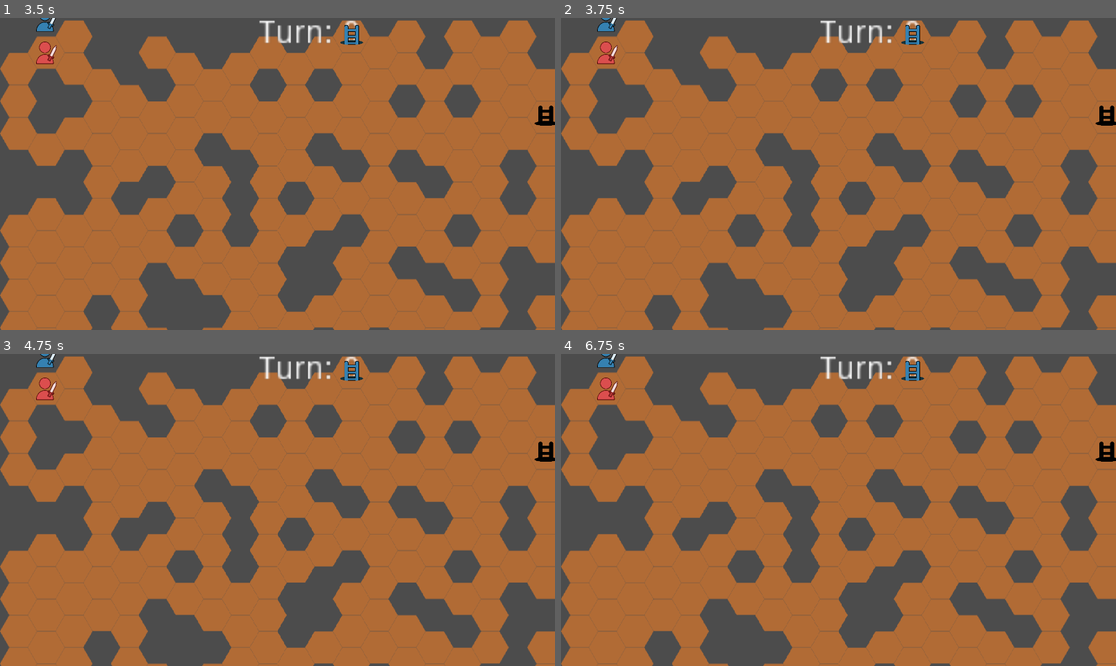
Above: before the commit, frames 1-4 (two rows, left to right).
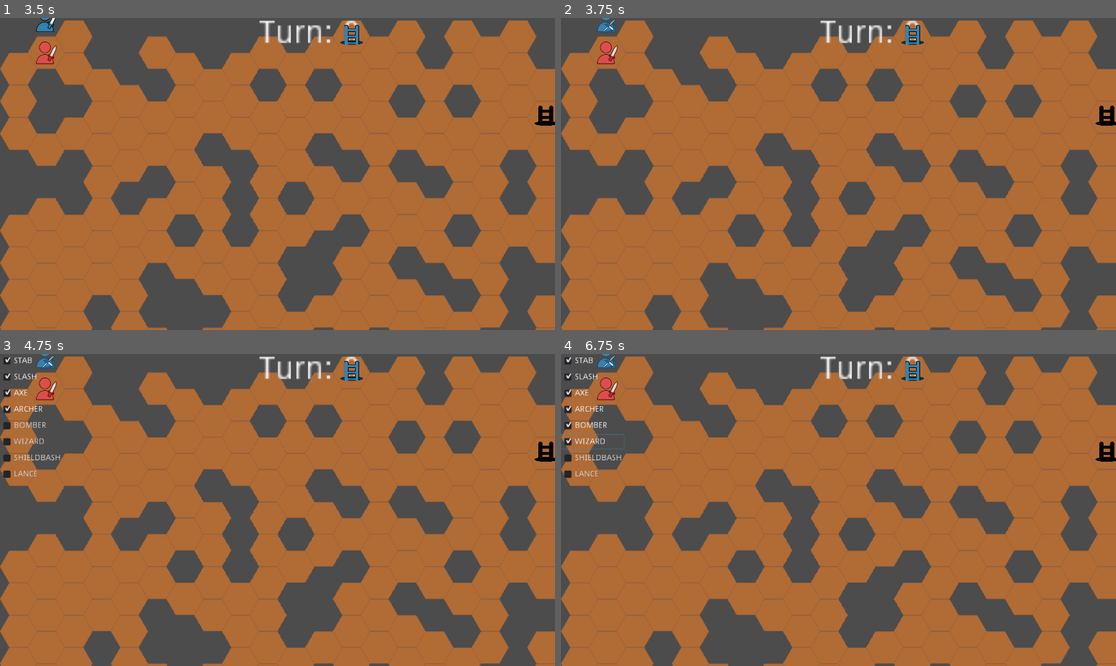
Above: after the commit, the same moments.

Repository: ra314/psiloi
Game: Godot game, scene res://Scenes/Main.tscn
Two runs of this game, one before a commit and one after it. Both use one fixed random seed, a clock stepped at 60 frames per second and the inputs below.
Inputs (mouse positions are in pixels of both pictures, inside the frame that each line leads up to):
- Up to frame 1 (3.5 s): click "STAB" at 0.5 s; click "SLASH" at 1.25 s; click "AXE" at 2 s; click "ARCHER" at 2.75 s
- Up to frame 2 (3.75 s): tap Enter (ui_accept) at 3.5, 3.6 s; move the mouse to (960, 158) at 3.52 s; click (960, 158) at 3.67 s
- Up to frame 3 (4.75 s): tap Enter (ui_accept) at 3.77, 4.07, 4.52, 4.55 s; move the mouse to (166, 525) at 4.27 s; click (166, 525) at 4.35 s
- Up to frame 4 (6.75 s): tap Enter (ui_accept) at 4.82, 5.1 s; move the mouse to (894, 441) at 5.02 s; click (894, 441) at 5.17 s; click (594, 425) at 5.75 s, where only the run after the commit has a clickable "BOMBER"; click (594, 441) at 6.5 s, where only the run after the commit has a clickable "WIZARD"

Frame 1 is identical in both runs. In frame 2, less than 0.1% of the frame differs, in the area x 6-11%, y 0-5%; in frame 3, 0.7%; in frame 4, 0.8%, in the area x 0-12%, y 0-40%.

Commit message:
Added support for the hero to change between stationary attacks.

Diff:
--- a/Scripts/Main.gd
+++ b/Scripts/Main.gd
@@ -137,6 +137,15 @@
 		var grid_pos = $TileMap.world_to_map(event.position/2)
 		var curr_selected_unit = AUTO.pos_to_unit_map.get(grid_pos, null)
 		emit_signal("mouse_click", grid_pos, curr_selected_unit)
+	if Input.is_action_just_pressed("ui_accept"):
+		show_powerup_change_ui()
+
+func show_powerup_change_ui():
+	if $PowerupSelector.visible:
+		AUTO.players_set.keys()[0]\
+			.set_allowed_attack_enums(\
+			HashSet.neww($PowerupSelector.get_selected_powerups()))
+	$PowerupSelector.visible = !$PowerupSelector.visible
 
 var prev_selected_unit: Node2D = null
 var is_selecting_attack := false
--- a/Scripts/Unit.gd
+++ b/Scripts/Unit.gd
@@ -7,11 +7,17 @@
 const MOVEMENT_PERIOD := 0.2
 var timer: Timer
 
-var allowed_attack_enums: Dictionary
+var _allowed_attack_enums: Dictionary
+var _stationary_attack_implementation: StationaryAttackInterface
+func set_allowed_attack_enums(allowed_attack_enums: Dictionary):
+	_allowed_attack_enums = allowed_attack_enums
+	_stationary_attack_implementation = get_stationary_attack_implementation(_allowed_attack_enums)
+	init_sprite(_allowed_attack_enums)
 var team_enum = AUTO.TEAM.UNSET
 var can_move := false
 var Main
-var stationary_attack_implementation: StationaryAttackInterface
+
+
 const STARTING_HEALTH = 3
 var _health: int
 func set_health(value: int):
@@ -22,43 +28,63 @@
 	self.tilemap = tilemap
 	self.team_enum = team_enum
 	self.grid_pos = grid_pos
-	self.allowed_attack_enums = allowed_attack_enums
-	var sai = get_stationary_attack_implementation(allowed_attack_enums)
-	if sai != null:
-		sai = sai.new()
-	self.stationary_attack_implementation = sai
+	set_allowed_attack_enums(allowed_attack_enums)
 
 	if team_enum == AUTO.TEAM.PLAYER:
 		$Health.visible = true
 		set_health(STARTING_HEALTH)
-	elif team_enum == AUTO.TEAM.ENEMY:
-		init_enemy_sprite(allowed_attack_enums)
 
 	position = tilemap.map_to_world(grid_pos)
 	AUTO.pos_to_unit_map[grid_pos] = self
 	Main = get_parent().get_parent()
 	return self
 
-var ARCHER_TEX = load("res://Assets/Units/Enemy/Unit_Enemy_Archer.png")
-var BOMBER_TEX = load("res://Assets/Units/Enemy/Unit_Enemy_Bomber.png")
-var MINION_TEX = load("res://Assets/Units/Enemy/Unit_Enemy_Minion.png")
-var WIZARD_TEX = load("res://Assets/Units/Enemy/Unit_Enemy_Wizard.png")
-func init_enemy_sprite(allowed_attack_enums: Dictionary) -> void:
-	if AUTO.ATTACK.ARCHER in allowed_attack_enums:
-		self.texture = ARCHER_TEX
-	elif AUTO.ATTACK.BOMBER in allowed_attack_enums:
-		self.texture = BOMBER_TEX
-	elif (AUTO.ATTACK.STAB in allowed_attack_enums) or \
-		(AUTO.ATTACK.SLASH in allowed_attack_enums):
-		self.texture = MINION_TEX
-	elif AUTO.ATTACK.WIZARD in allowed_attack_enums:
-		self.texture = WIZARD_TEX
+var E_ARCHER_TEX = load("res://Assets/Units/Enemy/Unit_Enemy_Archer.png")
+var E_BOMBER_TEX = load("res://Assets/Units/Enemy/Unit_Enemy_Bomber.png")
+var E_MINION_TEX = load("res://Assets/Units/Enemy/Unit_Enemy_Minion.png")
+var E_WIZARD_TEX = load("res://Assets/Units/Enemy/Unit_Enemy_Wizard.png")
+func init_enemy_sprite(_allowed_attack_enums: Dictionary) -> void:
+	if AUTO.ATTACK.ARCHER in _allowed_attack_enums:
+		self.texture = E_ARCHER_TEX
+	elif AUTO.ATTACK.BOMBER in _allowed_attack_enums:
+		self.texture = E_BOMBER_TEX
+	elif (AUTO.ATTACK.STAB in _allowed_attack_enums) or \
+		(AUTO.ATTACK.SLASH in _allowed_attack_enums):
+		self.texture = E_MINION_TEX
+	elif AUTO.ATTACK.WIZARD in _allowed_attack_enums:
+		self.texture = E_WIZARD_TEX
+
+var P_SWORD_TEX = load("res://Assets/Units/Player/Unit_Player_Sword.png")
+var P_AXE_TEX = load("res://Assets/Units/Player/Unit_Player_Axe.png")
+var P_ARCHER_TEX = load("res://Assets/Units/Player/Unit_Player_Bow.png")
+var P_LANCE_TEX = load("res://Assets/Units/Player/Unit_Player_Rapier.png")
+var P_SHIELD_TEX = load("res://Assets/Units/Player/Unit_Player_Shield.png")
+func init_player_sprite(_allowed_attack_enums: Dictionary) -> void:
+	if AUTO.ATTACK.ARCHER in _allowed_attack_enums:
+		self.texture = P_ARCHER_TEX
+	elif AUTO.ATTACK.LANCE in _allowed_attack_enums:
+		self.texture = P_LANCE_TEX
+	elif (AUTO.ATTACK.STAB in _allowed_attack_enums) or \
+		(AUTO.ATTACK.SLASH in _allowed_attack_enums):
+		self.texture = P_SWORD_TEX
+	elif AUTO.ATTACK.SHIELDBASH in _allowed_attack_enums:
+		self.texture = P_SHIELD_TEX
+	elif AUTO.ATTACK.AXE in _allowed_attack_enums:
+		self.texture = P_AXE_TEX
+
+func init_sprite(_allowed_attack_enums: Dictionary) -> void:
+	if team_enum == AUTO.TEAM.PLAYER:
+		init_player_sprite(_allowed_attack_enums)
+	elif team_enum == AUTO.TEAM.ENEMY:
+		init_enemy_sprite(_allowed_attack_enums)
+	else:
+		assert(false)
 
 # TODO: This doesn't work with multiple allowed stationary attacks
-func get_stationary_attack_implementation(allowed_attack_enums):
-	for attack_enum in allowed_attack_enums:
+func get_stationary_attack_implementation(_allowed_attack_enums):
+	for attack_enum in _allowed_attack_enums:
 		if attack_enum in AUTO.attack_enum_to_class_map:
-			return AUTO.attack_enum_to_class_map[attack_enum]
+			return AUTO.attack_enum_to_class_map[attack_enum].new()
 	return null
 
 # Return true if the movement is possible
@@ -89,7 +115,7 @@
 # Attacks if you move directly towards a unit and are now adjacent
 func check_and_perform_stab_attack(prev_grid_pos: Vector2) -> void:
 	print(AUTO.ATTACK.STAB)
-	if not (AUTO.ATTACK.STAB in allowed_attack_enums):
+	if not (AUTO.ATTACK.STAB in _allowed_attack_enums):
 		return
 	var target_grid_pos = NAVIGATOR.get_next_grid_pos_in_same_dir(prev_grid_pos, grid_pos)
 	if !(target_grid_pos in AUTO.pos_to_unit_map):
@@ -100,7 +126,7 @@
 
 # Kills an enemy unit if you were and are adjacent to an enemey unit
 func check_and_perform_slash_attack(prev_grid_pos: Vector2) -> void:
-	if not (AUTO.ATTACK.SLASH in allowed_attack_enums):
+	if not (AUTO.ATTACK.SLASH in _allowed_attack_enums):
 		return
 	var prev_adjacent_poss = NAVIGATOR.get_surrounding_tiles(prev_grid_pos)
 	var curr_adjacent_poss = NAVIGATOR.get_surrounding_tiles(grid_pos)
@@ -144,14 +170,14 @@
 		Main.TurnManager.increment_ply_count(team_enum)
 
 func stationary_attack(grid_pos) -> bool:
-	if stationary_attack_implementation == null:
+	if _stationary_attack_implementation == null:
 		return false
-	if not (stationary_attack_implementation.get_attack_type() in allowed_attack_enums):
+	if not (_stationary_attack_implementation.get_attack_type() in _allowed_attack_enums):
 		return false
-	if stationary_attack_implementation.is_attack_highlight_on:
-		return stationary_attack_implementation.perform_attack(grid_pos, tilemap, self)
+	if _stationary_attack_implementation.is_attack_highlight_on:
+		return _stationary_attack_implementation.perform_attack(grid_pos, tilemap, self)
 	var possible_target_tiles = \
-		stationary_attack_implementation.get_possible_target_tiles(grid_pos)
-	stationary_attack_implementation.\
+		_stationary_attack_implementation.get_possible_target_tiles(grid_pos)
+	_stationary_attack_implementation.\
 		highlight_possible_target_tiles(possible_target_tiles, tilemap)
 	return false
